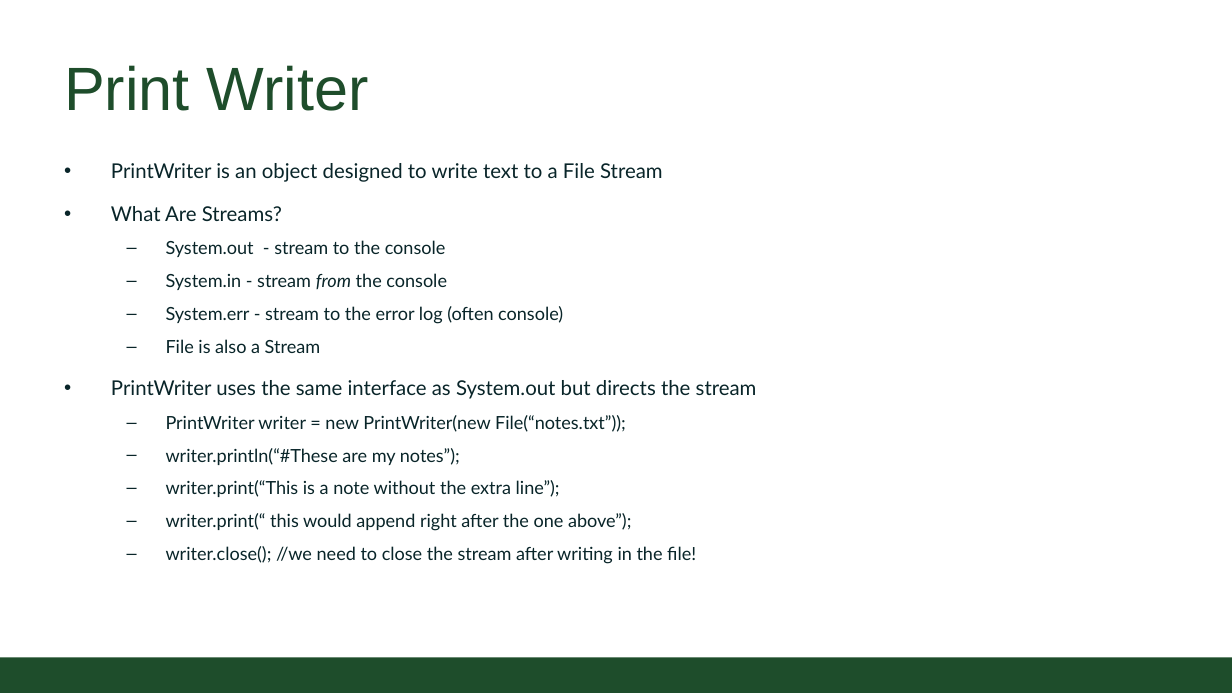
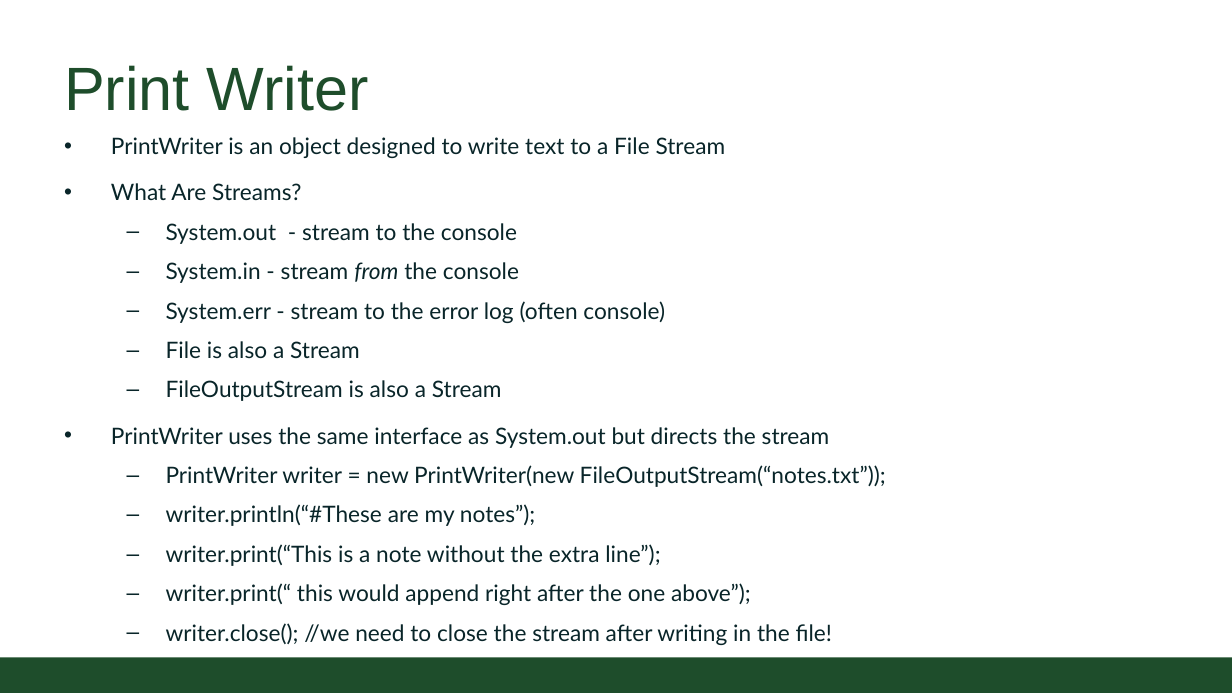
Before and after one commit to CSU-CompSci-CS163-4/Handouts, a slide deck: slide 10 of slides/On-Campus/09_01_OSandFileWriting.pptx (slide 8 before the commit). Drawn at 1232x693 pixels with LibreOffice and Linux fonts; fonts in the diff are those of the drawing; background and template pictures are left out. Boxes give left, top, right and bottom in pixels: in the first picture for what was removed or moved away, otherwise in the second. Text is boxed around its words. In the diff, an @@ line names an element or a change of style, - is before the commit and + after.

Commit message:
Updated File Writing lecture

```diff
--- a/slides/On-Campus/09_01_OSandFileWriting.pptx
+++ b/slides/On-Campus/09_01_OSandFileWriting.pptx
@@ text "PrintWriter is an object designed ...": place and size @@
-text "PrintWriter is an object designed ..." at <box>111,163,757,564</box>
+text "PrintWriter is an object designed ..." at <box>111,137,886,645</box>
@@ text at <box>111,137,832,645</box>: size 18 to 20 pt in "PrintWriter is an object designed to write ...", "What Are Streams?", "PrintWriter uses the same interface as System.out ..."; size 16 to 20 pt in "System.out - stream to the console", "System.in - stream from the console", "System.err - stream to the error log ...", "File is also a Stream" and 4 more places @@
@@ text at <box>166,380,502,401</box>: paragraph added @@
+  – FileOutputStream is also a Stream
@@ text at <box>166,465,886,487</box>: text changed; size 16 to 20 pt @@
-  – PrintWriter writer = new PrintWriter(new File(“notes.txt”));
+  – PrintWriter writer = new PrintWriter(new FileOutputStream(“notes.txt”));
```
Also in this commit, not shown: 5 other slides changed, 8 slides added, 3 slides removed.
